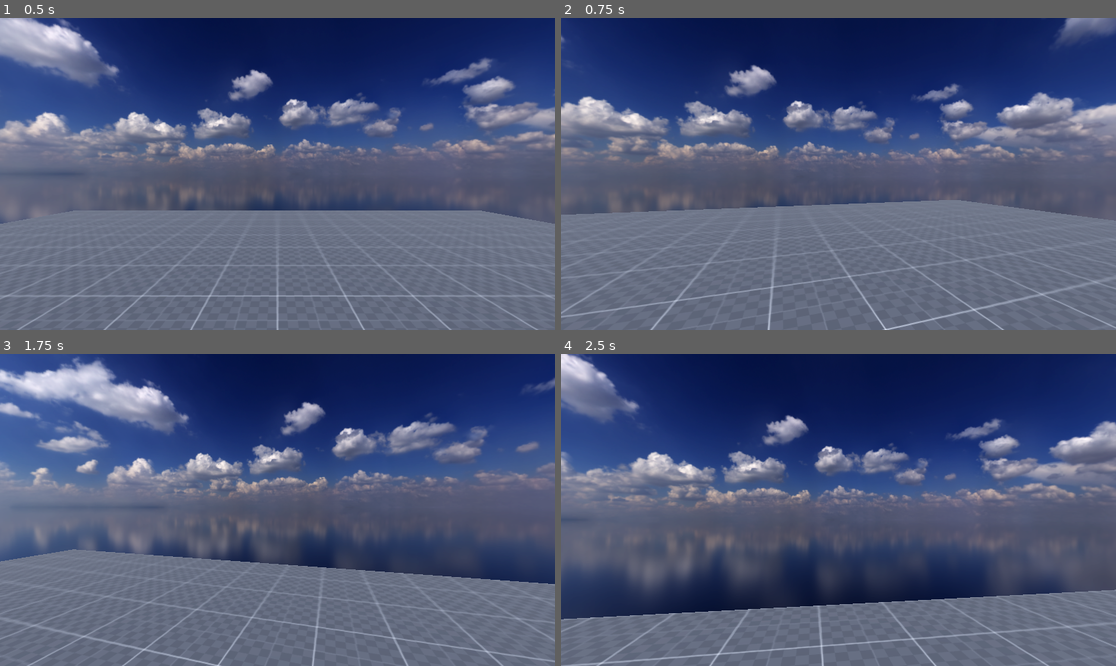
Above: before the commit, frames 1-4 (two rows, left to right).
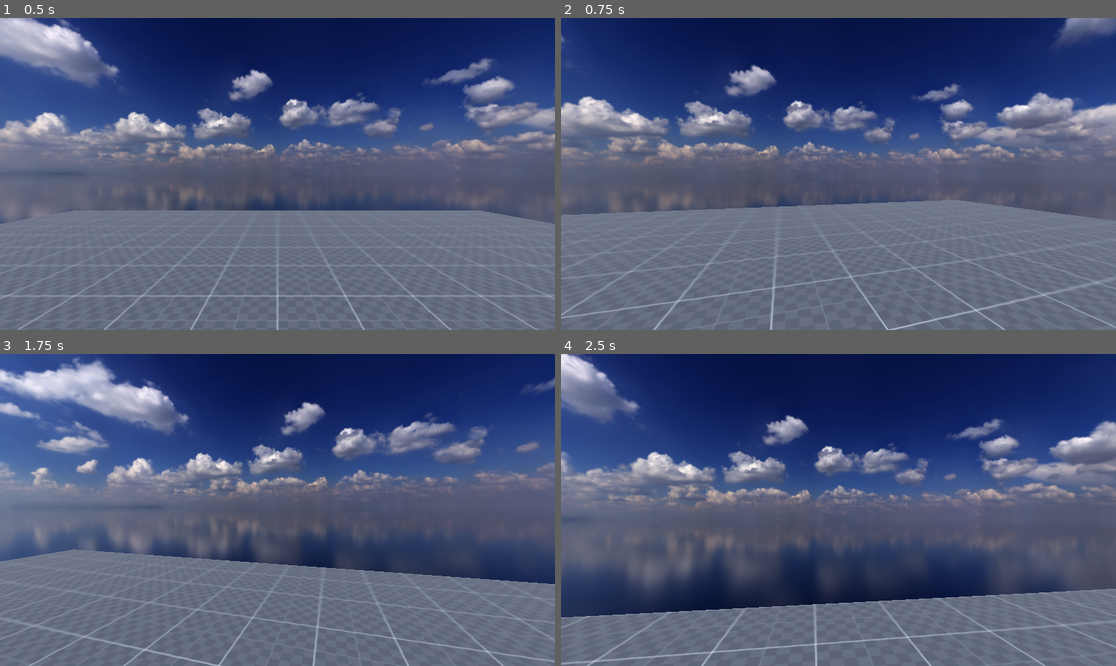
Above: after the commit, the same moments.

Repository: jkghzis/fps-dungeon-crawler
Game: Godot game, scene res://scenes/main.tscn
Two runs of this game, one before a commit and one after it. Both use one fixed random seed, a clock stepped at 60 frames per second and the inputs below.
Inputs (mouse positions are in pixels of both pictures, inside the frame that each line leads up to):
- Up to frame 1 (0.5 s): no input
- Up to frame 2 (0.75 s): tap Enter at 0.5 s; move the mouse to (866, 174) at 0.52 s; hold W (forward) from 0.53 s (still down); hold Ctrl (crouch) from 0.53 s (still down)
- Up to frame 3 (1.75 s): keep holding W (forward); tap Space (jump) at 0.77, 1.52 s; tap Shift (sprint) at 0.8, 1.35 s; move the mouse to (249, 510) at 1.27 s; release Ctrl (crouch) at 1.28 s; tap Ctrl (crouch) at 1.55 s
- Up to frame 4 (2.5 s): keep holding W (forward); move the mouse to (849, 503) at 2.02 s; hold Ctrl (crouch) from 2.03 s (still down); tap Shift (sprint) at 2.3 s

Frame 1 is identical in both runs. In frame 2, 1.0% of the frame differs, in the area x 0-100%, y 58-100%; in frame 3, 0.2%; in frame 4, 2.2%, in the area x 0-100%, y 75-100%.

Commit message:
Add headbobbing

Diff:
--- a/scenes/main.tscn
+++ b/scenes/main.tscn
@@ -88,4 +88,6 @@
 
 [node name="head" type="Node3D" parent="player/neck"]
 
-[node name="Camera3D" type="Camera3D" parent="player/neck/head"]
+[node name="eyes" type="Node3D" parent="player/neck/head"]
+
+[node name="Camera3D" type="Camera3D" parent="player/neck/head/eyes"]
--- a/scripts/player.gd
+++ b/scripts/player.gd
@@ -5,10 +5,12 @@
 # Player nodes
 @onready var neck = $neck
 @onready var head = $neck/head
+@onready var eyes = $neck/head/eyes
+@onready var camera_3d = $neck/head/eyes/Camera3D
 @onready var standing_collision_shape_3d = $standing_collision_shape3D
 @onready var crouching_collision_shape_3d = $crouching_collision_shape3D
 @onready var ray_cast_3d = $RayCast3D
-@onready var camera_3d = $neck/head/Camera3D
+
 
 
 # Speed vars
@@ -43,6 +45,7 @@
 
 var head_bobbing_vector = Vector2.ZERO
 var head_bobbing_index = 0.0
+var head_bobbing_current_intensity = 0.0
 
 # Movement Vars
 var crouching_depth = -0.5
@@ -157,6 +160,28 @@
 			# set the characters direction equal to the cameras direction coming out of a slide
 
 
+	# Handle headbob
+	if sprinting == true:
+		head_bobbing_current_intensity = head_bobbing_sprinting_intensity
+		head_bobbing_index += head_bobbing_sprinting_speed * delta
+	elif walking == true:
+		head_bobbing_current_intensity = head_bobbing_walking_intensity
+		head_bobbing_index += head_bobbing_walking_speed * delta
+	elif crouching == true:
+		head_bobbing_current_intensity = head_bobbing_crouching_intensity
+		head_bobbing_index += head_bobbing_crouching_speed * delta
+
+
+	if is_on_floor() and sliding == false and input_dir != Vector2.ZERO:
+		head_bobbing_vector.y = sin(head_bobbing_index)
+		head_bobbing_vector.x = sin(head_bobbing_index/2)+0.5
+		print(head_bobbing_vector.y, head_bobbing_vector.x)
+
+		eyes.position.y = lerp(eyes.position.y, head_bobbing_vector.y * (head_bobbing_current_intensity / 2.0), delta * lerp_speed)
+		eyes.position.x = lerp(eyes.position.x, head_bobbing_vector.x * head_bobbing_current_intensity, delta * lerp_speed)
+	else:
+		eyes.position.y = lerp(eyes.position.y, 0.0, delta * lerp_speed)
+		eyes.position.x = lerp(eyes.position.x, 0.0, delta * lerp_speed)
 
 	# Add the gravity.
 	if not is_on_floor():
